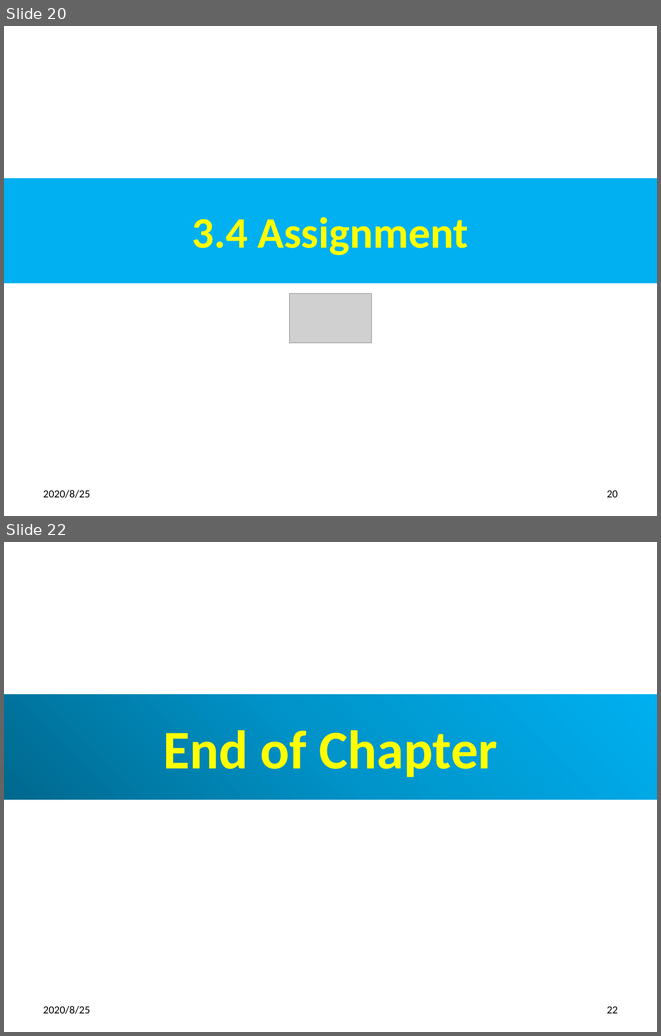
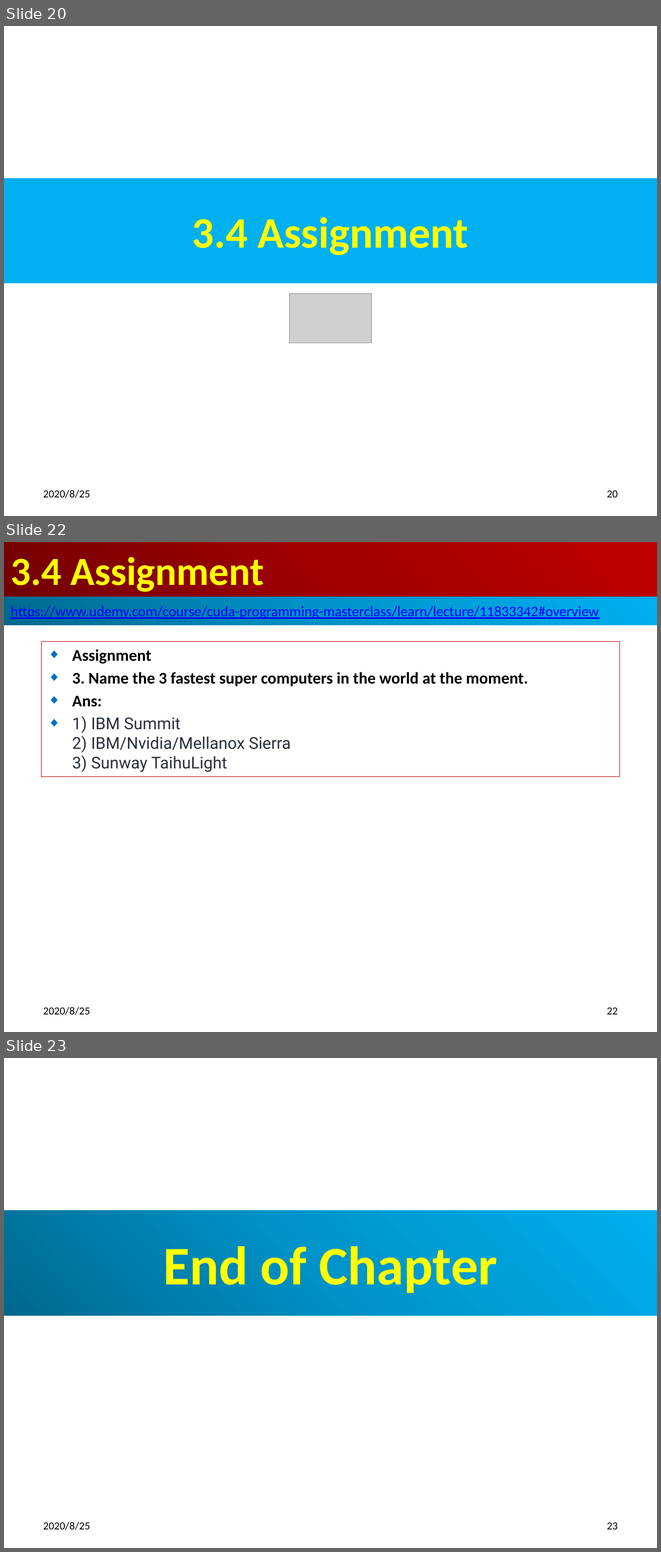
Before and after one commit to peterhchen/900_Cuda_Project, a slide deck: 03_SuperComputing.pptx. Shown one above the other, each under a label of ours: slides 20 and 22 before the commit, slides 20, 22 and 23 after it; the slides between them are not shown. The pictures are 661x1036 and 661x1552 pixels, drawn with LibreOffice and Linux fonts; fonts in the diff are those of the drawing; grey boxes stand for pictures. Boxes give left, top, right and bottom in pixels: in the first picture for what was removed or moved away, otherwise in the second. Text is boxed around its words. In the diff, an @@ line names an element or a change of style, - is before the commit and + after.

```diff
--- a/03_SuperComputing.pptx
+++ b/03_SuperComputing.pptx
@@ slide 22 added at (4, 542, 657, 1032), background #FFFFFF @@
@@ title added at (4, 542, 657, 597), fill gradient #720000 to #A20000 to #C00000, 44 pt, text #FFFF00, bold @@
+3.4 Assignment
@@ rectangle added at (4, 597, 657, 626), fill gradient #00688E to #0094CA to #00B0F0, 16 pt, text #0000FF, underline @@
+  https://www.udemy.com/course/cuda-programming-masterclass/learn/lecture/11833342#overview
@@ subtitle added at (41, 641, 620, 776), outline #C00000 0.75 pt, 18 pt, text #000000, bold @@
+◆ Assignment
+◆ 3. Name the 3 fastest super computers in the world at the moment.
+◆ Ans:
+◆ 1) IBM Summit
+  2) IBM/Nvidia/Mellanox Sierra
+  3) Sunway TaihuLight
@@ text added at (43, 1006, 90, 1015), 12 pt, text #000000 @@
+2020/8/25
@@ page number added at (607, 1007, 618, 1014), 12 pt, text #000000 @@
+22
@@ what was slide 22 is now slide 23 @@
@@ page number at (607, 1522, 618, 1529): text changed @@
-22
+23
```
Also in this commit, not shown: 1 slide changed, 2 other files.
